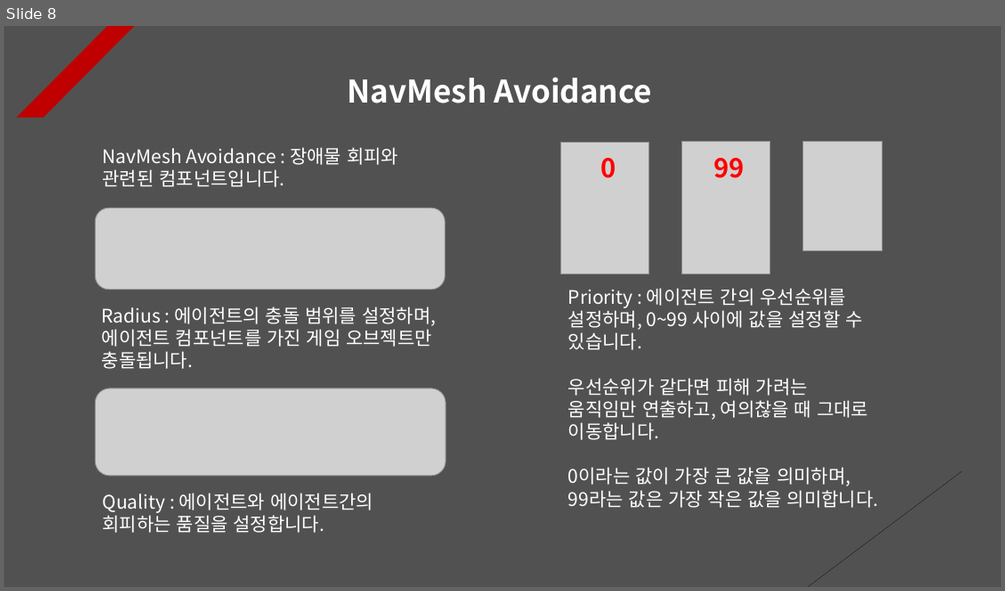
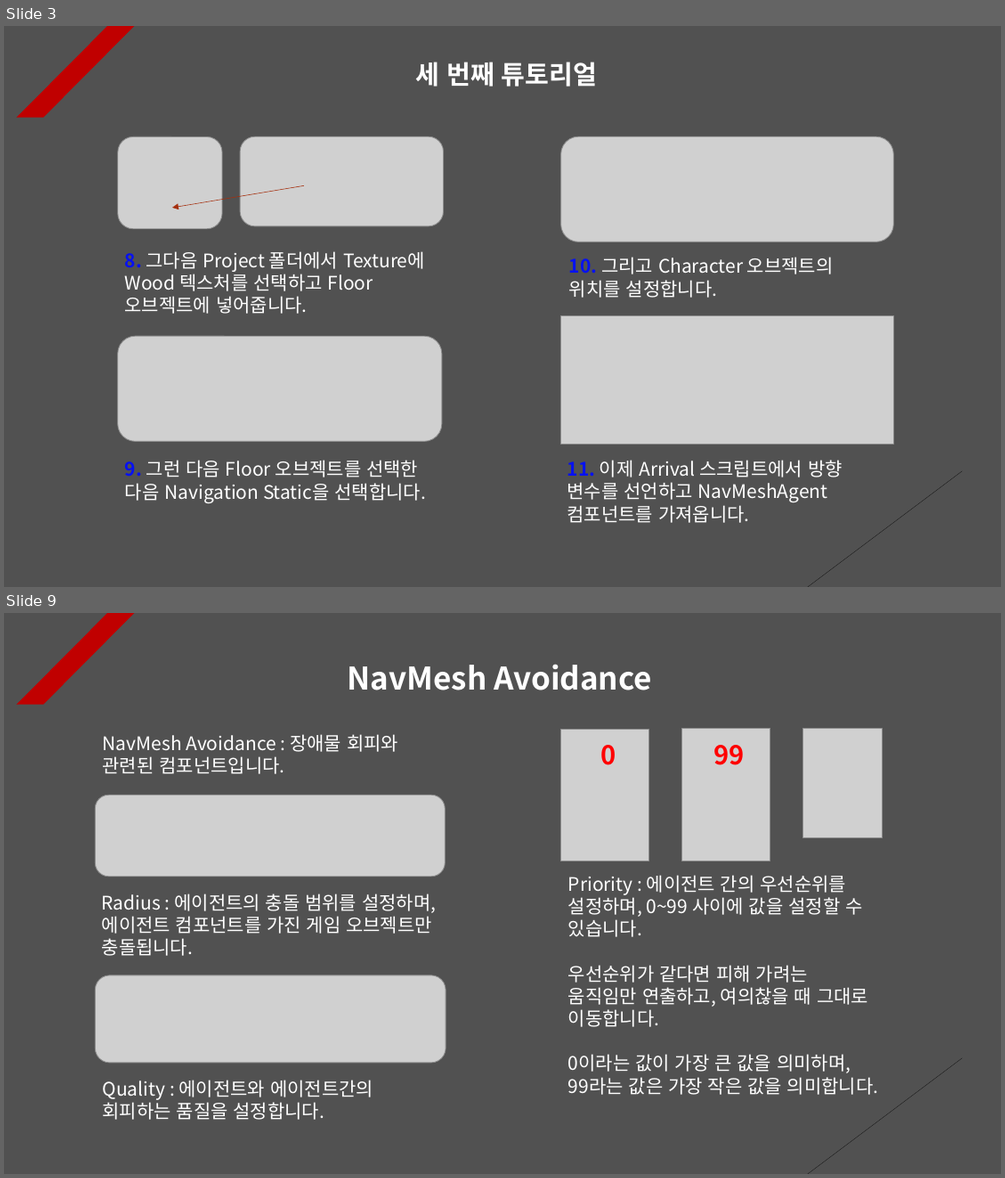
Before and after one commit to Unity2033/3D-UnityEngine, a slide deck: Assets/Class/NavMesh Obstacle/PPT Data/NavMesh Obstacle Example.pptx. Shown one above the other, each under a label of ours: slide 8 before the commit, slides 3 and 9 after it; the slides between them are not shown. The pictures are 1005x591 and 1005x1178 pixels, drawn with LibreOffice and Linux fonts; fonts in the diff are those of the drawing; grey boxes stand for pictures. Boxes give left, top, right and bottom in pixels: in the first picture for what was removed or moved away, otherwise in the second. Text is boxed around its words. In the diff, an @@ line names an element or a change of style, - is before the commit and + after.

```diff
--- a/Assets/Class/NavMesh Obstacle/PPT Data/NavMesh Obstacle Example.pptx
+++ b/Assets/Class/NavMesh Obstacle/PPT Data/NavMesh Obstacle Example.pptx
@@ slide 3 added at (x1=4, y1=26, x2=1001, y2=587), background #515151; not listed: 2 template elements that a slide beside it also shows @@
@@ text added at (x1=415, y1=62, x2=597, y2=87), 25 pt, text #FFFFFF, bold @@
+세 번째 튜토리얼
@@ picture added at (x1=118, y1=136, x2=222, y2=229) @@
@@ picture added at (x1=241, y1=136, x2=444, y2=226) @@
@@ picture added at (x1=561, y1=136, x2=894, y2=242) @@
@@ arrow added from (304, 186) to (172, 208), #A5300F 0.5 pt dashed @@
@@ text added at (x1=125, y1=251, x2=425, y2=313), 18 pt, text #FFFFFF @@
+8. 그다음 Project 폴더에서 Texture에 Wood 텍스처를 선택하고 Floor 오브젝트에 넣어줍니다.
@@ text added at (x1=569, y1=257, x2=833, y2=297), 18 pt, text #FFFFFF @@
+10. 그리고 Character 오브젝트의 위치를 설정합니다.
@@ picture added at (x1=561, y1=316, x2=894, y2=444) @@
@@ picture added at (x1=118, y1=337, x2=442, y2=442) @@
@@ text added at (x1=125, y1=459, x2=426, y2=503), 18 pt, text #FFFFFF @@
+9. 그런 다음 Floor 오브젝트를 선택한 다음 Navigation Static을 선택합니다.
@@ text added at (x1=567, y1=459, x2=842, y2=523), 18 pt, text #FFFFFF @@
+11. 이제 Arrival 스크립트에서 방향 변수를 선언하고 NavMeshAgent 컴포넌트를 가져옵니다.
@@ what was slide 8 is now slide 9 @@
```
Also in this commit, not shown: 8 slides changed, 1 other slide added, 1 slide removed, 4 other files.
